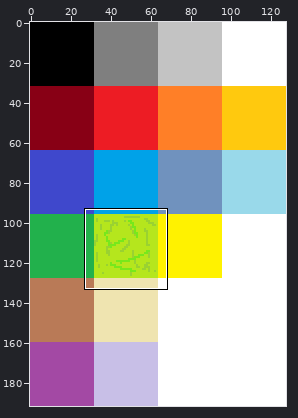
One commit to this sprite sheet: bin/Mapping/tempTileSheet.png. The first picture is a wide view before the edit; the outline marks the close-up.
Close-up. As it was:
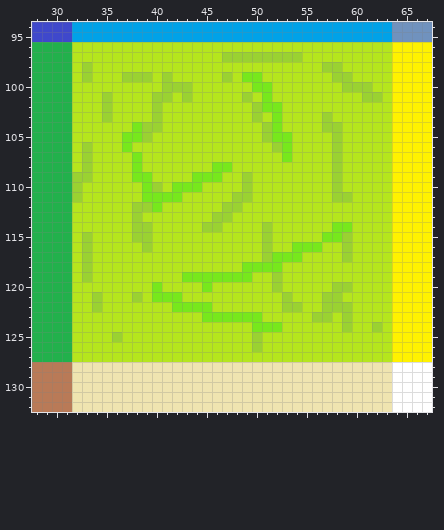
The file is 128x192 pixels. Shown: x 28..67, y 94..132.
After:
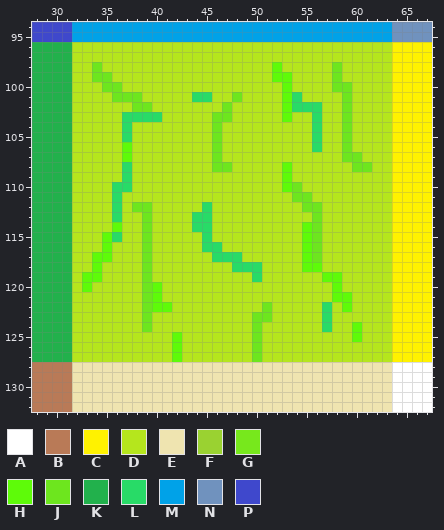
Palette (. is transparent): A #ffffff  B #b97a57  C #fff200  D #b5e61d  E #efe4b0  F #9ad231  G #77e81c  H #5efb09  J #6de61e  K #22b14c  L #28db67  M #00a2e8  N #7092be  P #3f48cc
Diff:
Changed rows in their new state; - is an unchanged pixel.
first column x 32:
 97 ---------------DDDDDDDD--------
 98 -DJ-----------------H----DJ----
 99 -DJJ-DDD-D-----D-DD-HH----JD---
100 ---JJ----DDD------DD-H----JJDD-
101 ---DJJJ-DD-DLL--JD-D-HL----J-DD
102 ---D--JJD------J--DDDHLLL--J---
103 ---D-LLLL-----JJ--D-DH--LD-J---
104 -----LDDD-----J----DD---LDDJ---
105 -----LDD------J----DDD--L-DJ---
106 -D---H--------J-----DD--L-DJ---
107 -D---HD-------J------D----DJJ--
108 -D---LD-------JJ-----H----D-JJ-
109 DD---LDD----DDD--D---H----D----
110 D---LL-DD-DDD----D---HJ---D----
111 D---L--DDDD-----DD----JJ--DD---
112 ----L-JJD----L-DD------JJ------
113 ----L-DJ----LLDD--------J------
114 ----H-DJ----LLD----D---HJ-DD---
115 -D-HL-DJ-----L-----D---HJDDD---
116 -D-H---J-----LL----D--DHJ--D---
117 -DHH---J------LLL--DDDDHJ--D---
118 -DH----J--------LLLDD--HH------
119 -HH----J---DDDDDDDL-D----HH----
120 -H-----JH----D------D-----HD---
121 --D---DJHDD----------D---DHH---
122 --D----JHHDDDD-----J-DD--LDH---
123 -------J-----DDDDDJJ----DL-D---
124 -------J----------JDD----L-DH-D
125 ----D-----H-------J---------H--
126 ----------H-------J------------
127 ----------H-------J------------
Boxes around the changes in both close-ups, in picture pixels (x1, y1, x2, y2):
changed: (72, 52, 382, 362)
